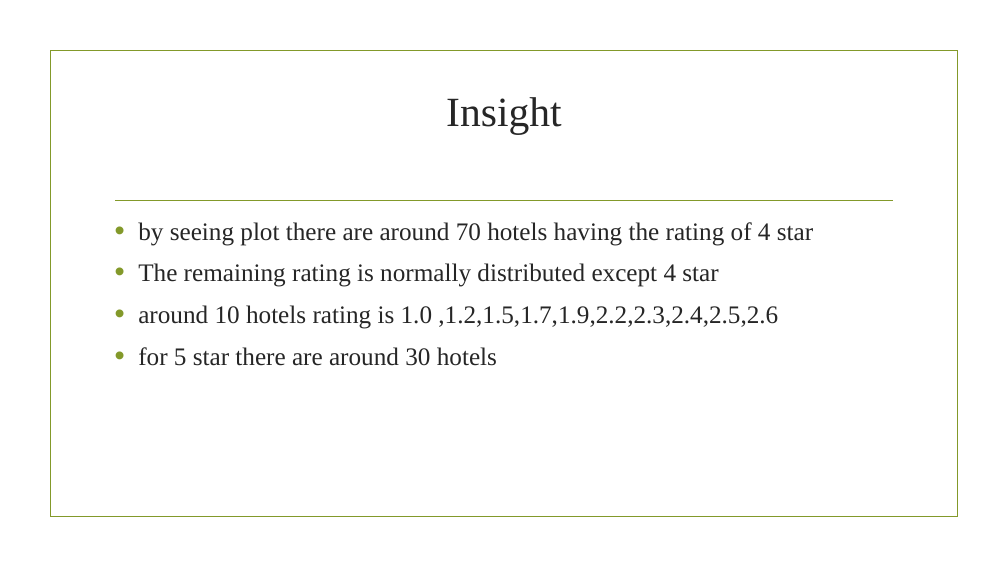
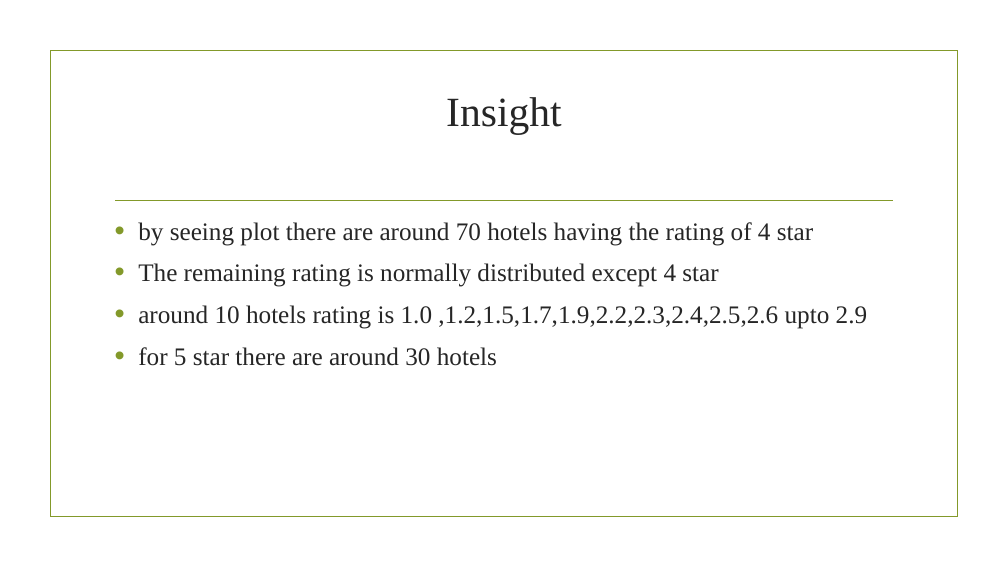
Before and after one commit to adas754/EDA, a slide deck: slide 23 of oyo1.pptx. Drawn at 1008x567 pixels with LibreOffice and Linux fonts; fonts in the diff are those of the drawing; background and template pictures are left out. Boxes give left, top, right and bottom in pixels: in the first picture for what was removed or moved away, otherwise in the second. Text is boxed around its words. In the diff, an @@ line names an element or a change of style, - is before the commit and + after.

```diff
--- a/oyo1.pptx
+++ b/oyo1.pptx
@@ text at <box>138,305,868,329</box>: text changed @@
-• around 10 hotels rating is 1.0 ,1.2,1.5,1.7,1.9,2.2,2.3,2.4,2.5,2.6
+• around 10 hotels rating is 1.0 ,1.2,1.5,1.7,1.9,2.2,2.3,2.4,2.5,2.6 upto 2.9
```
Also in this commit, not shown: 9 other slides changed, 2 other files.
